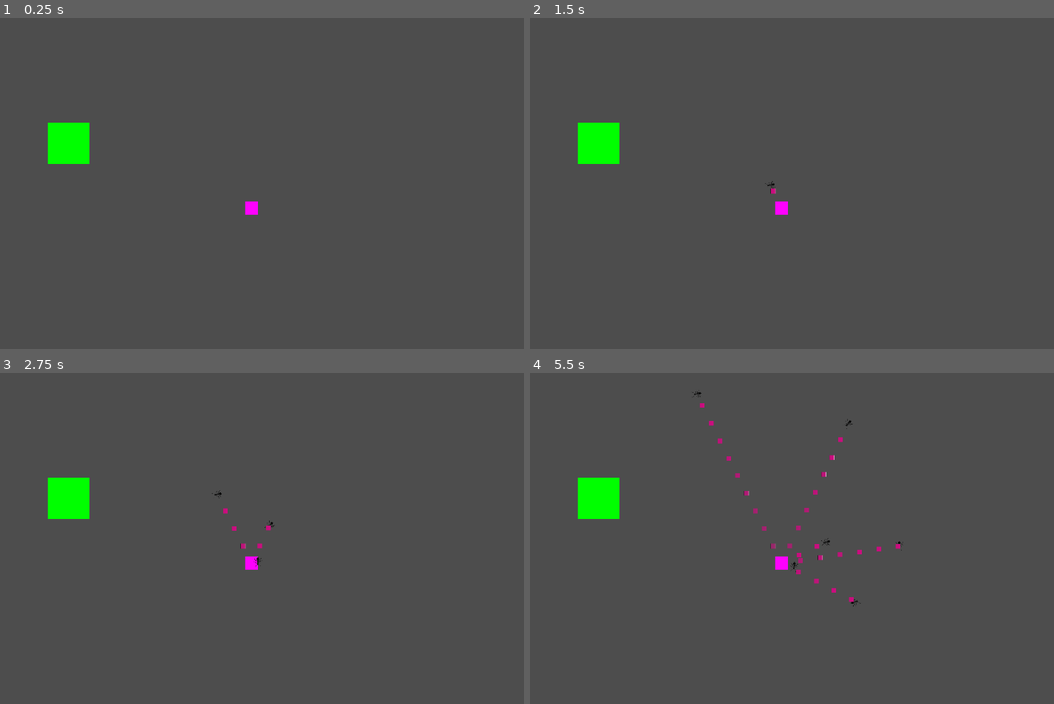
Above: before the commit, frames 1-4 (two rows, left to right).
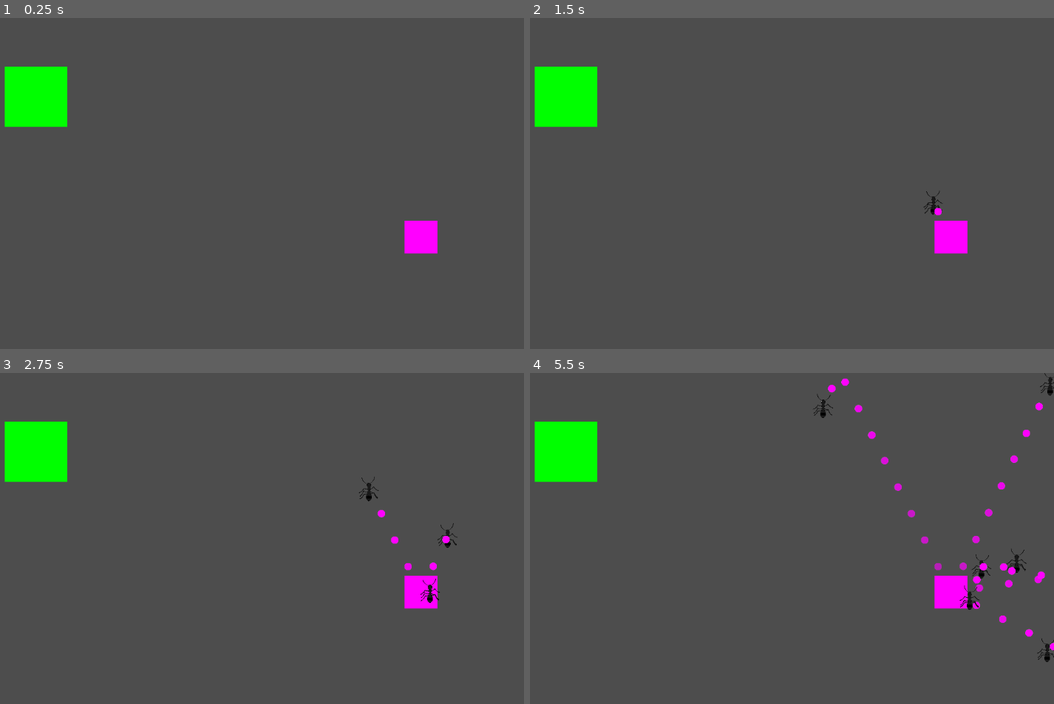
Above: after the commit, the same moments.

Repository: SylvanFranklin/ants
Game: Godot game, scene res://scenes/World.tscn
Two runs of this game, one before a commit and one after it. Both use one fixed random seed, a clock stepped at 60 frames per second and the inputs below.
Inputs:
- Up to frame 1 (0.25 s): no input
- Up to frame 2 (1.5 s): tap Enter at 0.5 s
- Up to frame 3 (2.75 s): no input
- Up to frame 4 (5.5 s): no input

The runs differ from the first frame. In frame 1, 3.8% of the frame differs, in the area x 0-84%, y 14-72%; in frame 2, 4.0%; in frame 3, 4.2%; in frame 4, 5.4%, in the area x 0-100%, y 0-88%.

Commit message:
now ants spawn from the home and boing off of walls. also circle mones

Diff:
--- a/mone.gd
+++ b/mone.gd
@@ -8,7 +8,7 @@
 
 # Called every frame. 'delta' is the elapsed time since the previous frame.
 func _process(delta: float) -> void:
-	print(strength / 100)
+	#print(strength / 100)
 	sprite_2d.modulate.a = strength / 100
 	if strength == 0:
 		queue_free()
--- a/mone.tscn
+++ b/mone.tscn
@@ -1,13 +1,16 @@
 [gd_scene load_steps=5 format=3 uid="uid://lhclfcdl2yi7"]
 
-[ext_resource type="Script" path="res://mone.gd" id="1_vabtb"]
+[ext_resource type="Script" uid="uid://bycjnp1ijo6vm" path="res://mone.gd" id="1_vabtb"]
 
-[sub_resource type="Gradient" id="Gradient_gg7v3"]
-offsets = PackedFloat32Array(0, 0.0136612, 0.998634, 1)
-colors = PackedColorArray(0, 0, 0, 1, 0.780155, 0.0545049, 0.488645, 1, 0.811457, 0.0566918, 0.508251, 1, 1, 1, 1, 1)
+[sub_resource type="Gradient" id="Gradient_raend"]
+offsets = PackedFloat32Array(0.454545, 0.461039)
+colors = PackedColorArray(1, 0, 1, 1, 1, 1, 1, 0)
 
-[sub_resource type="GradientTexture2D" id="GradientTexture2D_tuwmt"]
-gradient = SubResource("Gradient_gg7v3")
+[sub_resource type="GradientTexture2D" id="GradientTexture2D_vrp8b"]
+gradient = SubResource("Gradient_raend")
+fill = 1
+fill_from = Vector2(0.5, 0.5)
+fill_to = Vector2(0, 0)
 
 [sub_resource type="CircleShape2D" id="CircleShape2D_j7k25"]
 radius = 4.0
@@ -17,7 +20,7 @@
 
 [node name="Sprite2D" type="Sprite2D" parent="."]
 scale = Vector2(0.36, 0.36)
-texture = SubResource("GradientTexture2D_tuwmt")
+texture = SubResource("GradientTexture2D_vrp8b")
 
 [node name="Area2D" type="Area2D" parent="."]
 
--- a/project.godot
+++ b/project.godot
@@ -12,7 +12,7 @@
 
 config/name="ants"
 run/main_scene="res://scenes/World.tscn"
-config/features=PackedStringArray("4.3", "GL Compatibility")
+config/features=PackedStringArray("4.4", "GL Compatibility")
 config/icon="res://visual/icon.svg"
 
 [rendering]
--- a/scenes/World.tscn
+++ b/scenes/World.tscn
@@ -12,11 +12,11 @@
 [node name="World" type="Node2D"]
 
 [node name="Food" parent="." instance=ExtResource("2_peged")]
-position = Vector2(-779, -196)
-scale = Vector2(3.15627, 3.15583)
+position = Vector2(202, 154)
+scale = Vector2(1.90613, 1.84253)
 
 [node name="Home" type="Sprite2D" parent="."]
-position = Vector2(111, 120)
+position = Vector2(951, 429)
 texture = SubResource("GradientTexture2D_7g83o")
 script = ExtResource("2_f4nbc")
 
@@ -26,7 +26,6 @@
 autostart = true
 
 [node name="Camera2D" type="Camera2D" parent="."]
-scale = Vector2(1.00179, 1.00286)
-zoom = Vector2(0.4, 0.4)
+anchor_mode = 0
 
 [connection signal="timeout" from="spawner" to="Home" method="_on_timer_timeout"]
--- a/scenes/ant.gd
+++ b/scenes/ant.gd
@@ -1,27 +1,36 @@
 extends CharacterBody2D
-@onready var borda: Area2D = $"../borda"
-const SPEED = 200.0
+const SPEED = 2.0
 @export var direction := Vector2(randf() * 2 - 1, randf() * 2 -1)
 @onready var collision_shape_2d: CollisionShape2D = $CollisionShape2D
 const MONE = preload("res://mone.tscn")
 const SCRAP = preload("res://scrap.tscn")
 
 func _ready():
-	pass
+	velocity = direction.normalized() * SPEED
 
 
 func _physics_process(delta: float) -> void:
-	if direction:
-		velocity = direction.normalized() * SPEED
+	if position.x < 0:
+		velocity.x *= -1
+	if position.x > 1152:
+		velocity.x *= -1
+	if position.y < 0:
+		velocity.y *= -1
+	if position.y > 648:
+		velocity.y *= -1
 
 
-	rotation = velocity.x
-	var collision = move_and_collide(velocity * delta)
 
-	if collision:
-		velocity = velocity.bounce(collision.get_normal())
-		if collision.get_collider().has_method("hit"):
-			collision.get_collider().hit()
+	position += velocity
+	#rotation = velocity.x
+	#var collision = move_and_collide(velocity * delta)
+	#
+	#if collision:
+		#velocity = velocity.bounce(collision.get_normal())
+		#if collision.get_collider().has_method("hit"):
+			#collision.get_collider().hit()
+
+
 
 func _on_mone_squirter_timeout() -> void:
 	var mone = MONE.instantiate()
--- a/scripts/home.gd
+++ b/scripts/home.gd
@@ -1,5 +1,4 @@
-extends Node
-@onready var home: Sprite2D = $Home
+extends Sprite2D
 const ANT = preload("res://scenes/ant.tscn")
 var counter = 0
 
@@ -11,9 +10,11 @@
 
 func spawn_ant():
 	var ant = ANT.instantiate()
-	add_child(ant)
-	ant.position += Vector2(1, 1)
+	get_parent().add_child(ant)
+	ant.position = position
+	#ant.position += Vector2(1, 1)
 
 func _on_timer_timeout() -> void:
-	counter += 1
-	spawn_ant()
+	if counter < 20:
+		counter += 1
+		spawn_ant()
Not shown, added: food.gd.uid
Not shown, added: mone.gd.uid
Not shown: 1 places in scenes/World.tscn that only renumber resources
Not shown, added: scenes/ant.gd.uid
Not shown, added: scenes/borda.gd.uid
